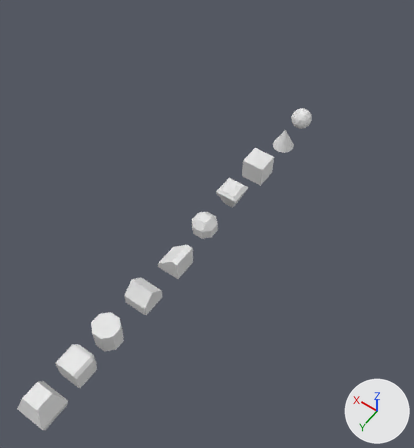
An edit to the Blender file solids/belnders/idomok.blend, drawn before and after from the same camera.
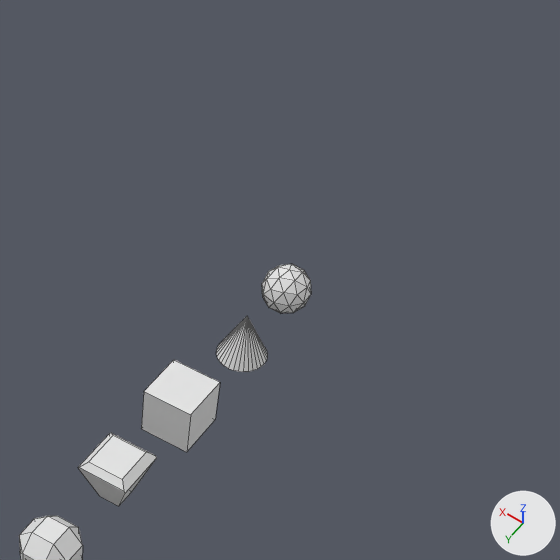
There are two pictures of each version: one whole from a camera (50 mm lens) standing at (-17.1, 27.7, 37.5) and looking at (1.3, 1.9, -3.0), one close up on the part from 44% to 100% of the width and 0% to 51% of the height. The axes (+X, +Y, +Z) are drawn at lower right. The lights are the same throughout. The close-ups show mesh edges as thin lines.

Before the edit, the objects in view are built like this:
```python
me_cone = bpy.data.meshes.new('Cone')
me_cone.from_pydata(...)  # a 32-sided cone pointing to +z spanning x -1.0..1.0, y -1.0..1.0, z -1.0..1.0
me_cone.materials.append(mat_material)  # white #e7e7e7
me_cube = bpy.data.meshes.new('Cube')
me_cube.from_pydata(...)  # a box spanning x -1.0..1.0, y -1.0..1.0, z -1.0..1.0
me_cube.materials.append(mat_material)  # white #e7e7e7
me_cube_002 = bpy.data.meshes.new('Cube.002')
me_cube_002.from_pydata(...)  # 16 vertices, 10 faces; spans x -1.0..1.0, y -1.0..1.0, z -1.0..1.0
me_cube_002.materials.append(mat_material)  # white #e7e7e7
ob_cone = bpy.data.objects.new('Cone', me_cone)
ob_cone.location = (0.0, -8.82, 0.0)
ob_cube = bpy.data.objects.new('Cube', me_cube)
ob_cube.location = (0.0, -4.19, 0.0)
ob_cube_001 = bpy.data.objects.new('Cube.001', me_cube_002)
ob_cube_001.location = (0.0, 0.0, 0.0)
# also in view: 'Cube.002' at (0.0, 4.0, 0.0); 'Icosphere' at (0.0, -12.1, 0.0)
```
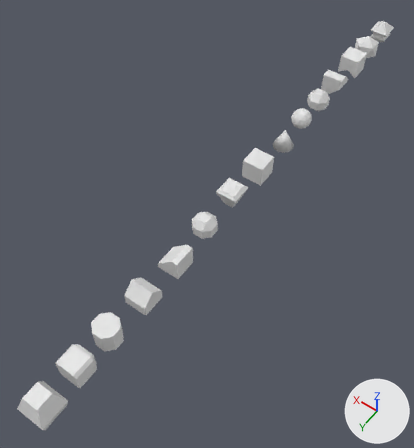
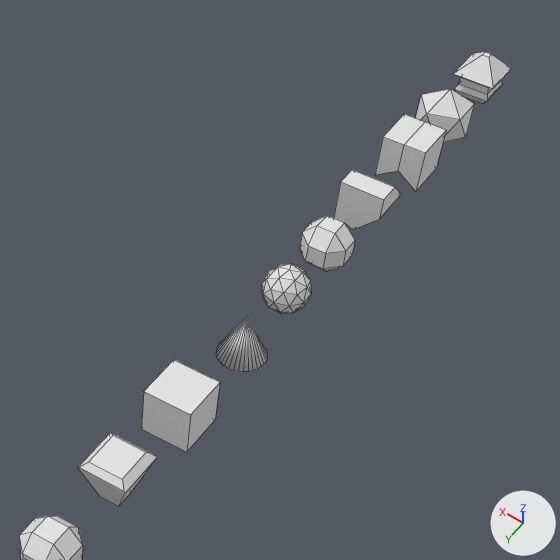
Edits to the bpy script that builds the scene:
```text
Change me_cone:
    where me_cone.from_pydata(...)  # 33 vertices, 33 faces; spans x -1.0..1.0, y -1.0..1.0, z -1.0..1.0
    used by ob_cone; location = (0.0, -8.82, 0.0)
    me_cone part 1: all faces are now shaded smooth (33 of 33 changed)
Add me_cube_012:
    me_cube_012.from_pydata(...)  # 24 vertices, 22 faces; spans x -1.0..1.0, y -1.0..1.0, z -1.0..1.0
    me_cube_012.materials.append(mat_material)  # white #e7e7e7
Add me_icosphere_002:
    me_icosphere_002.from_pydata(...)  # an icosphere of 20 faces spanning x -1.25..1.25, y -1.19..1.19, z -1.39..1.39
    me_icosphere_002.materials.append(mat_material)  # white #e7e7e7
Add me_cube_011:
    me_cube_011.from_pydata(...)  # 12 vertices, 10 faces; spans x -1.0..1.0, y -1.0..1.0, z -1.0..1.0
    me_cube_011.materials.append(mat_material)  # white #e7e7e7
Add me_cube_009:
    me_cube_009.from_pydata([(1.0, 1.0, 1.0), (1.0, 1.0, -1.0), (1.0, -1.0, -1.0), (-1.0, 1.0, 1.0), (1.0, 0.0, 1.0), (1.0, -1.0, 0.0), (0.0, 1.0, -1.0), (-1.0, 1.0, 0.0), (-1.0, -1.0, 0.0), (-1.0, 0.0, 1.0), (-1.0, -1.0, 0.0), (0.0, -1.0, -1.0)], [], [(6, 1, 2, 11), (0, 3, 9, 4), (6, 7, 3, 0, 1), (2, 5, 8, 10, 11), (10, 8, 9, 3, 7), (6, 11, 10, 7), (4, 9, 8, 5), (1, 0, 4, 5, 2)])
    me_cube_009.materials.append(mat_material)  # white #e7e7e7
Add me_cube_001:
    me_cube_001.from_pydata(...)  # 24 vertices, 26 faces; spans x -1.0..1.0, y -1.0..1.0, z -1.0..1.0
    me_cube_001.materials.append(mat_material)  # white #e7e7e7
Add ob_cube_011:
    ob_cube_011 = bpy.data.objects.new('Cube.011', me_cube_012)
    ob_cube_011.location = (0.0, -30.17, 0.0)
Add ob_icosphere_001:
    ob_icosphere_001 = bpy.data.objects.new('Icosphere.001', me_icosphere_002)
    ob_icosphere_001.location = (0.0, -26.18, 0.0)
Add ob_cube_010:
    ob_cube_010 = bpy.data.objects.new('Cube.010', me_cube_011)
    ob_cube_010.location = (0.0, -22.87, 0.0)
Add ob_cube_009:
    ob_cube_009 = bpy.data.objects.new('Cube.009', me_cube_009)
    ob_cube_009.location = (0.0, -19.07, 0.0)
Add ob_cube_008:
    ob_cube_008 = bpy.data.objects.new('Cube.008', me_cube_001)
    ob_cube_008.location = (0.0, -15.41, 0.0)
```

Location of each change, (x1, y1, x2, y2) in pixels of the close-ups (560 x 560 px):
'Cube.010', added
    after: (375, 114, 446, 191)
'Cube.009', added
    after: (334, 170, 401, 229)
'Cube.008', added
    after: (300, 216, 355, 272)
'Icosphere.001', added
    after: (416, 88, 474, 142)
'Cube.011', added
    after: (454, 52, 511, 104)
part 1 of me_cone, shading changed
    both: (216, 316, 267, 372)
